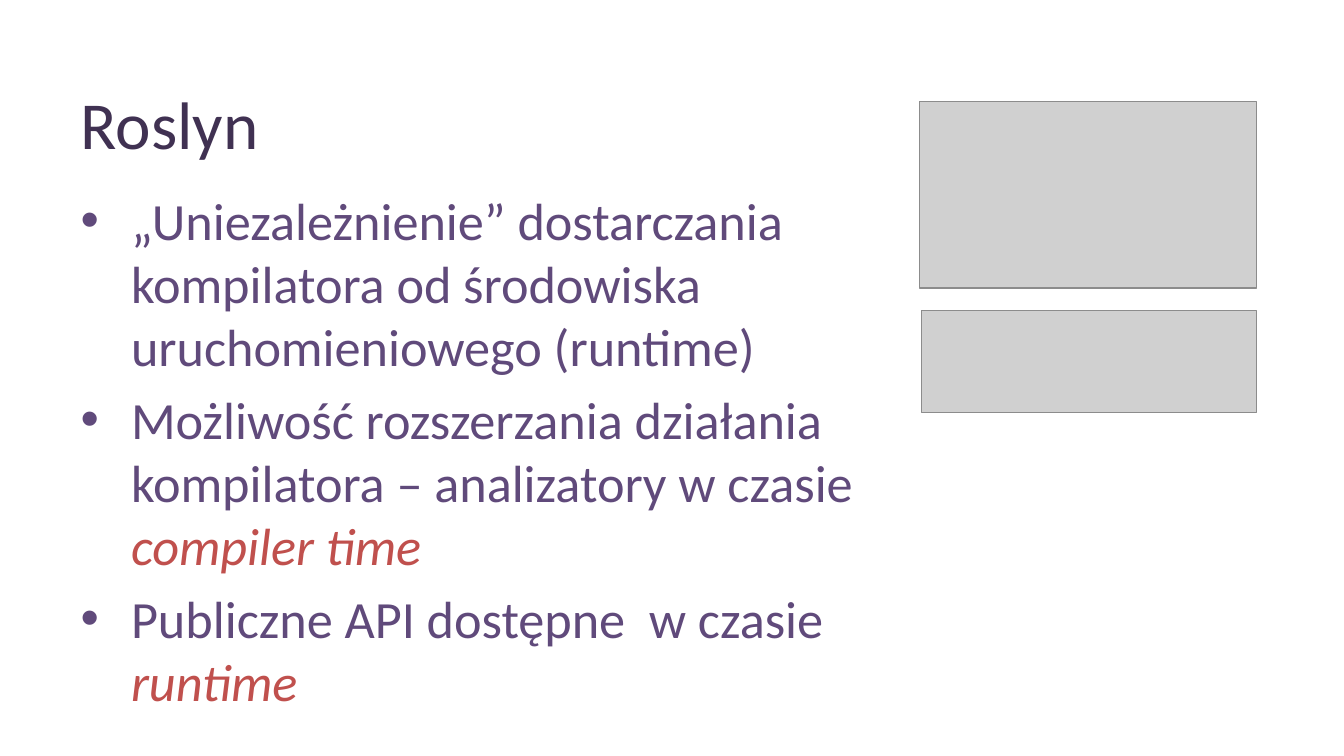
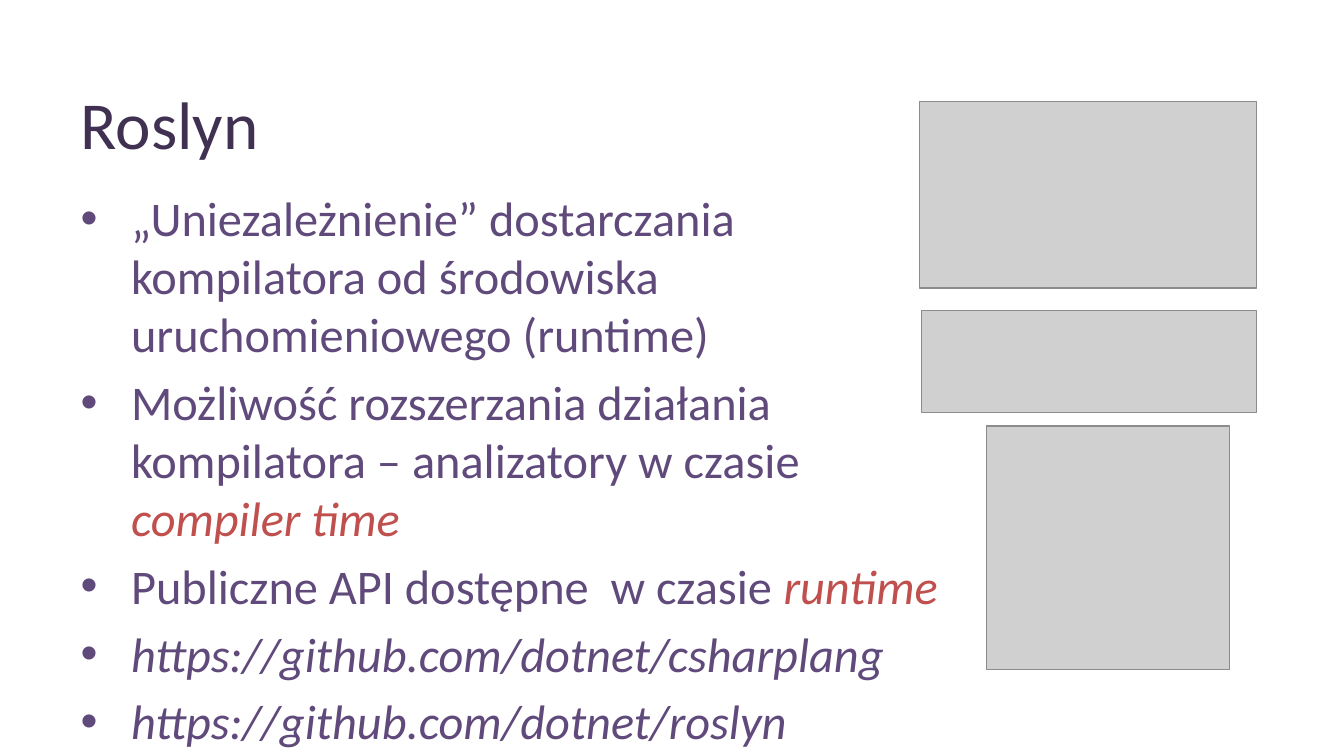
Before and after one commit to wozni/CSharpQuoVadis, a slide deck: slide 6 of docs/C# Quo vadis v2.pptx (slide 5 before the commit). Drawn at 1344x756 pixels with LibreOffice and Linux fonts; fonts in the diff are those of the drawing; grey boxes stand for pictures; background and template pictures are left out. Boxes give left, top, right and bottom in pixels: in the first picture for what was removed or moved away, otherwise in the second. Text is boxed around its words. In the diff, an @@ line names an element or a change of style, - is before the commit and + after.

```diff
--- a/docs/C# Quo vadis v2.pptx
+++ b/docs/C# Quo vadis v2.pptx
@@ text at [131, 202, 938, 612]: size 28 to 25.9 pt in "„Uniezależnienie” dostarczania kompilatora od środowiska uru ...", "Możliwość rozszerzania działania kompilatora – analizatory w ...", "Publiczne API dostępne w czasie runtime" @@
@@ picture added at [986, 426, 1230, 669] @@
@@ text at [131, 638, 884, 748]: paragraphs added @@
+• https://github.com/dotnet/csharplang
+• https://github.com/dotnet/roslyn
```
Also in this commit, not shown: 3 other slides changed, 3 slides added, 5 slides removed, 5 other files.
